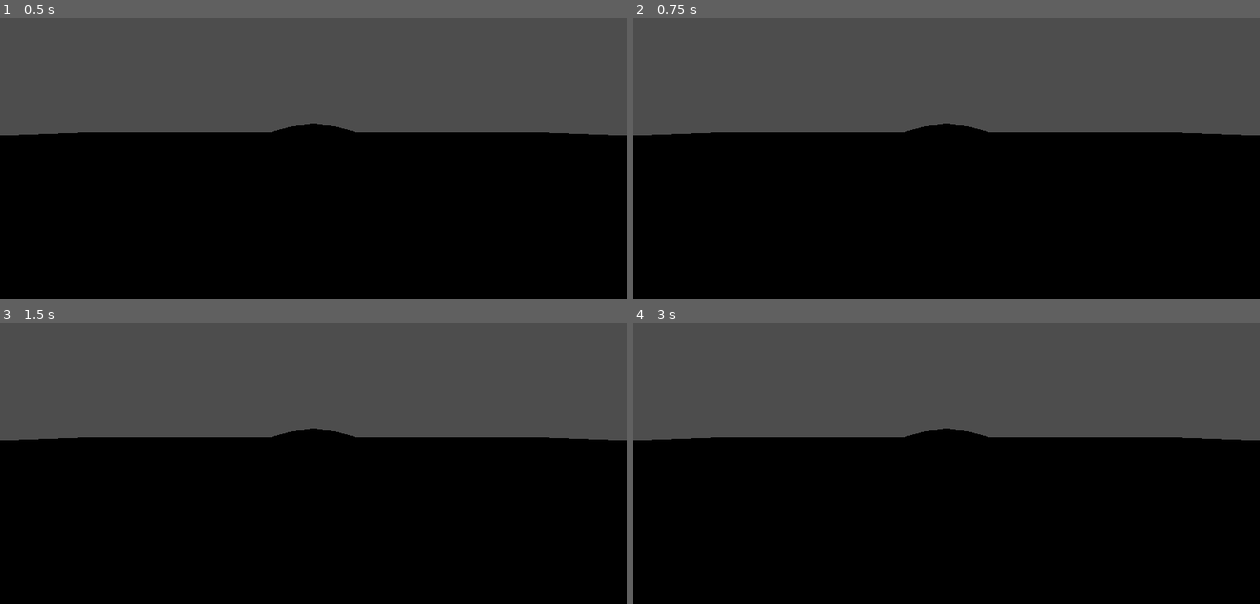
Above: before the commit, frames 1-4 (two rows, left to right).
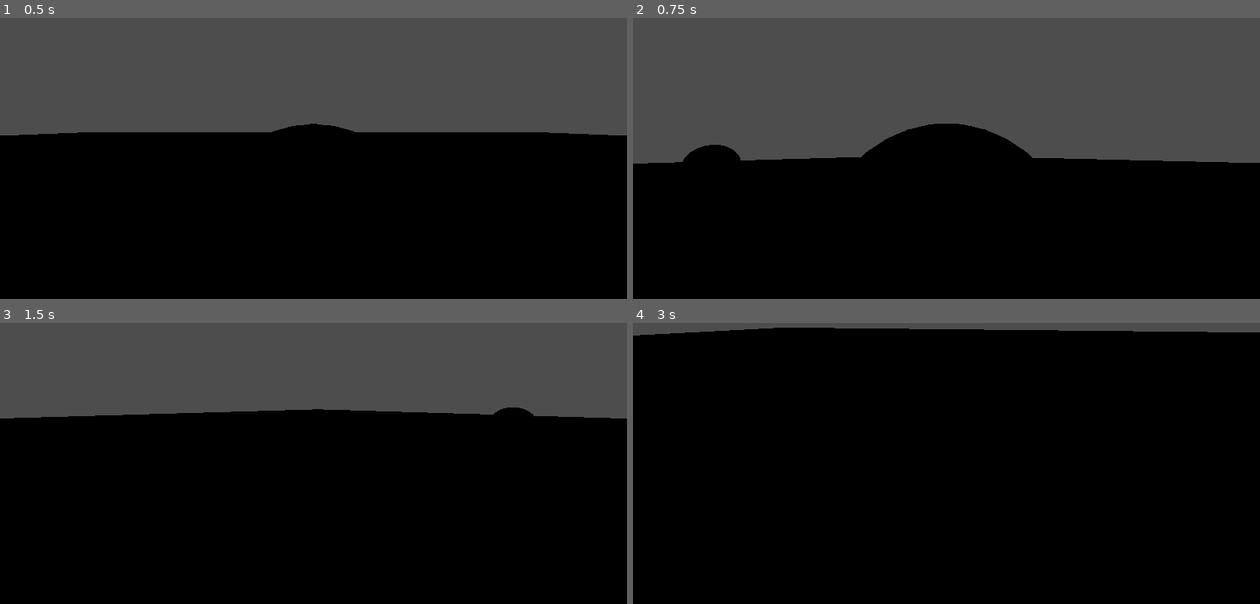
Above: after the commit, the same moments.

Repository: ruapotato/eyelander
Game: Godot game, scene res://world.tscn
Two runs of this game, one before a commit and one after it. Both use one fixed random seed, a clock stepped at 60 frames per second and the inputs below.
Inputs (mouse positions are in pixels of both pictures, inside the frame that each line leads up to):
- Up to frame 1 (0.5 s): no input
- Up to frame 2 (0.75 s): tap Enter at 0.5 s; move the mouse to (1084, 105) at 0.52 s; hold W (forward, bound only after the commit) from 0.53 s (still down)
- Up to frame 3 (1.5 s): tap Space at 1.25 s; move the mouse to (188, 446) at 1.27 s; release W (forward, bound only after the commit) at 1.28 s
- Up to frame 4 (3 s): tap Enter at 2 s; move the mouse to (1009, 351) at 2.02 s; hold W (forward, bound only after the commit) from 2.03 s (still down); tap Space at 2.75 s; move the mouse to (915, 497) at 2.77 s

Frame 1 is identical in both runs. In frame 2, 7.2% of the frame differs, in the area x 0-100%, y 37-52%; in frame 3, 8.3%; in frame 4, 38%, in the area x 0-100%, y 1-42%.

Commit message:
Init mouse controls

Diff:
--- a/boss_1.tscn
+++ b/boss_1.tscn
@@ -33,32 +33,24 @@
 
 [node name="1" type="AudioStreamPlayer3D" parent="sounds/walking_dirt"]
 stream = ExtResource("2_tgton")
-autoplay = true
 
 [node name="2" type="AudioStreamPlayer3D" parent="sounds/walking_dirt"]
 stream = ExtResource("3_vpcd2")
-autoplay = true
 
 [node name="3" type="AudioStreamPlayer3D" parent="sounds/walking_dirt"]
 stream = ExtResource("4_knmrh")
-autoplay = true
 
 [node name="4" type="AudioStreamPlayer3D" parent="sounds/walking_dirt"]
 stream = ExtResource("5_cu7dq")
-autoplay = true
 
 [node name="5" type="AudioStreamPlayer3D" parent="sounds/walking_dirt"]
 stream = ExtResource("1_6mnuc")
-autoplay = true
 
 [node name="6" type="AudioStreamPlayer3D" parent="sounds/walking_dirt"]
 stream = ExtResource("7_g8v14")
-autoplay = true
 
 [node name="7" type="AudioStreamPlayer3D" parent="sounds/walking_dirt"]
 stream = ExtResource("8_4embh")
-autoplay = true
 
 [node name="8" type="AudioStreamPlayer3D" parent="sounds/walking_dirt"]
 stream = ExtResource("9_28vn0")
-autoplay = true
--- /dev/null
+++ b/player.gd
@@ -0,0 +1,27 @@
+extends RigidBody3D
+
+@onready var spring_arm = $piv/SpringArm3D
+@onready var piv = $piv
+var mouse_sensitivity = .0035
+# Called when the node enters the scene tree for the first time.
+func _ready():
+	pass # Replace with function body.
+
+
+func _unhandled_input(event):
+	if Input.is_action_just_pressed("quit"):
+		get_tree().quit()
+
+	if event is InputEventMouseMotion:
+		spring_arm.rotate_x(event.relative.y * -mouse_sensitivity)
+		piv.rotate_y(event.relative.x * -mouse_sensitivity)
+		spring_arm.rotation.x = clamp(spring_arm.rotation.x, -PI/2, PI/2)
+
+
+func _physics_process(delta):
+	if Input.is_action_pressed("forward"):
+		pass
+
+# Called every frame. 'delta' is the elapsed time since the previous frame.
+func _process(delta):
+	pass
--- a/player.tscn
+++ b/player.tscn
@@ -1,10 +1,13 @@
-[gd_scene load_steps=3 format=3 uid="uid://hj5galx0bqtw"]
+[gd_scene load_steps=4 format=3 uid="uid://hj5galx0bqtw"]
+
+[ext_resource type="Script" path="res://player.gd" id="1_oeri7"]
 
 [sub_resource type="CapsuleMesh" id="CapsuleMesh_m0rko"]
 
 [sub_resource type="CapsuleShape3D" id="CapsuleShape3D_bxwvh"]
 
 [node name="player" type="RigidBody3D"]
+script = ExtResource("1_oeri7")
 
 [node name="MeshInstance3D" type="MeshInstance3D" parent="."]
 mesh = SubResource("CapsuleMesh_m0rko")
--- a/project.godot
+++ b/project.godot
@@ -14,3 +14,37 @@
 run/main_scene="res://world.tscn"
 config/features=PackedStringArray("4.1", "Forward Plus")
 config/icon="res://icon.svg"
+
+[input]
+
+forward={
+"deadzone": 0.5,
+"events": [Object(InputEventKey,"resource_local_to_scene":false,"resource_name":"","device":0,"window_id":0,"alt_pressed":false,"shift_pressed":false,"ctrl_pressed":false,"meta_pressed":false,"pressed":false,"keycode":0,"physical_keycode":87,"key_label":0,"unicode":0,"echo":false,"script":null)
+]
+}
+backward={
+"deadzone": 0.5,
+"events": [Object(InputEventKey,"resource_local_to_scene":false,"resource_name":"","device":0,"window_id":0,"alt_pressed":false,"shift_pressed":false,"ctrl_pressed":false,"meta_pressed":false,"pressed":false,"keycode":0,"physical_keycode":83,"key_label":0,"unicode":0,"echo":false,"script":null)
+]
+}
+left={
+"deadzone": 0.5,
+"events": [Object(InputEventKey,"resource_local_to_scene":false,"resource_name":"","device":0,"window_id":0,"alt_pressed":false,"shift_pressed":false,"ctrl_pressed":false,"meta_pressed":false,"pressed":false,"keycode":0,"physical_keycode":65,"key_label":0,"unicode":0,"echo":false,"script":null)
+]
+}
+right={
+"deadzone": 0.5,
+"events": [Object(InputEventKey,"resource_local_to_scene":false,"resource_name":"","device":0,"window_id":0,"alt_pressed":false,"shift_pressed":false,"ctrl_pressed":false,"meta_pressed":false,"pressed":false,"keycode":0,"physical_keycode":68,"key_label":0,"unicode":0,"echo":false,"script":null)
+]
+}
+jump={
+"deadzone": 0.5,
+"events": [Object(InputEventKey,"resource_local_to_scene":false,"resource_name":"","device":0,"window_id":0,"alt_pressed":false,"shift_pressed":false,"ctrl_pressed":false,"meta_pressed":false,"pressed":false,"keycode":0,"physical_keycode":32,"key_label":0,"unicode":0,"echo":false,"script":null)
+, Object(InputEventKey,"resource_local_to_scene":false,"resource_name":"","device":-1,"window_id":0,"alt_pressed":false,"shift_pressed":false,"ctrl_pressed":false,"meta_pressed":false,"pressed":false,"keycode":0,"physical_keycode":4194308,"key_label":0,"unicode":0,"echo":false,"script":null)
+]
+}
+quit={
+"deadzone": 0.5,
+"events": [Object(InputEventKey,"resource_local_to_scene":false,"resource_name":"","device":0,"window_id":0,"alt_pressed":false,"shift_pressed":false,"ctrl_pressed":false,"meta_pressed":false,"pressed":false,"keycode":0,"physical_keycode":4194305,"key_label":0,"unicode":0,"echo":false,"script":null)
+]
+}
